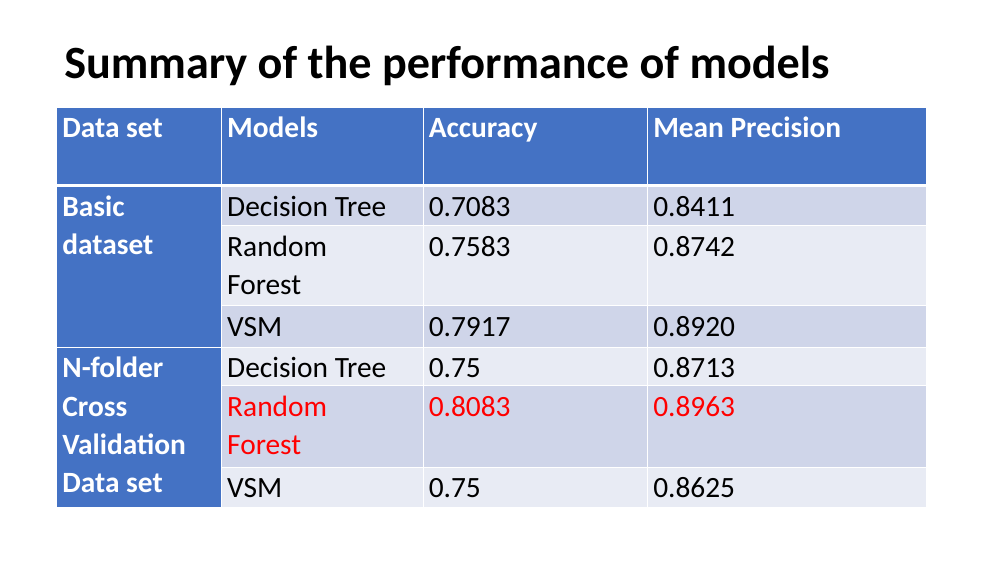
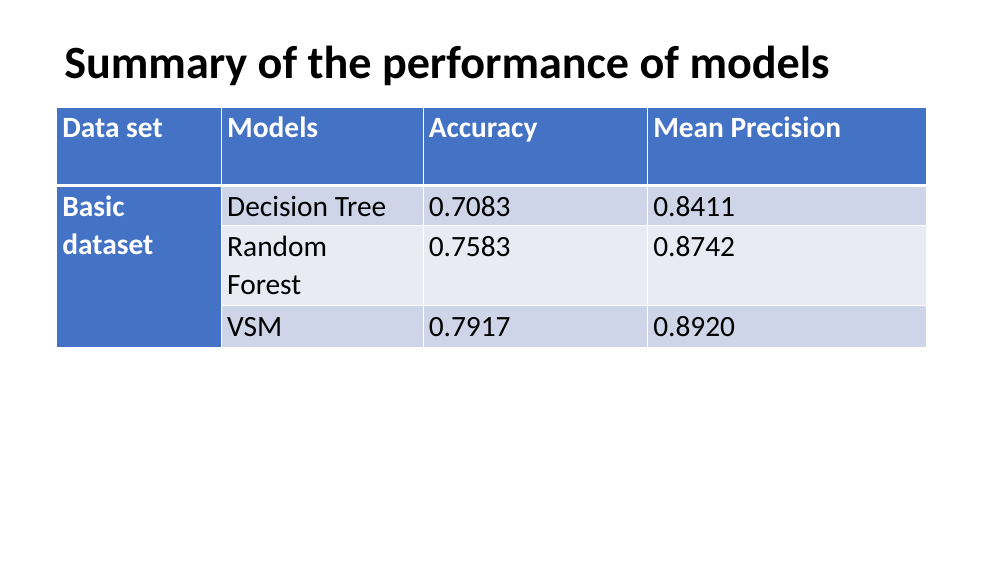
Before and after one commit to Rena-zhou/IFN702, a slide deck: slide 28 of Project presentation (presentation)- zhiying.pptx (slide 25 before the commit). Drawn at 1008x567 pixels with LibreOffice and Linux fonts; fonts in the diff are those of the drawing. Boxes give left, top, right and bottom in pixels: in the first picture for what was removed or moved away, otherwise in the second. Text is boxed around its words. In the diff, an @@ line names an element or a change of style, - is before the commit and + after.

```diff
--- a/Project presentation (presentation)- zhiying.pptx
+++ b/Project presentation (presentation)- zhiying.pptx
@@ table at bbox=[57, 107, 926, 348] @@
-row 5: N-folder Cross Validation / Data set | Decision Tree | 0.75 | 0.8713
-row 6:  | Random / Forest | 0.8083 | 0.8963
-row 7:  | VSM | 0.75 | 0.8625
```
Also in this commit, not shown: 9 other slides changed, 9 slides added, 2 slides removed.
